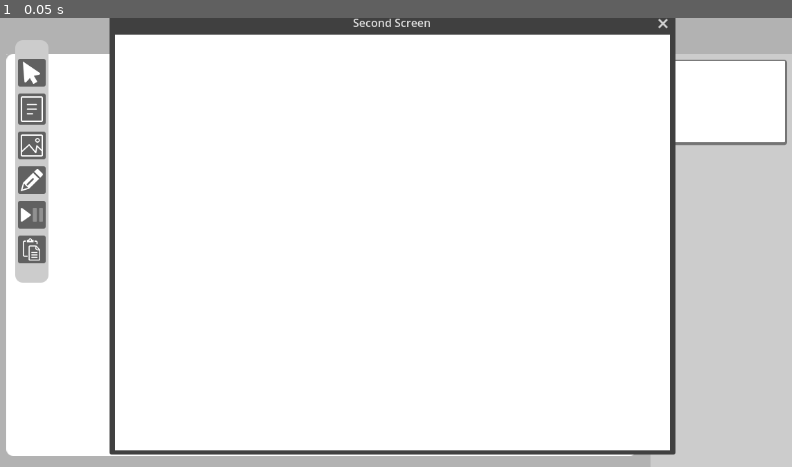
Above: before the commit, frame 1.
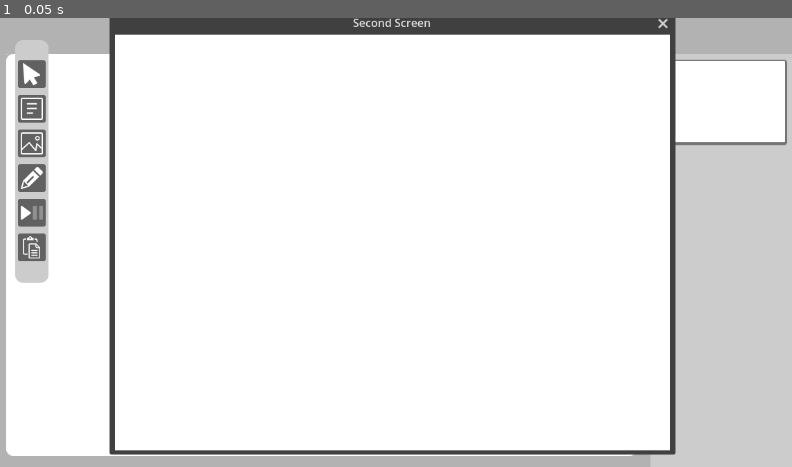
Above: after the commit, the same moment.

Repository: jmb462/GodotWhiteBoard
Game: Godot game, scene res://Main.tscn
The game is run twice, just before and just after one commit, with the same random seed, the same clock (stepped at 60 frames per second) and the same inputs. The engine's default icon, where the game draws it, is replaced by a stand-in: a white triangle on a blue panel in a dark square.
Inputs:
- Up to frame 1 (0.05 s): no input

The runs differ from the first frame. In frame 1, 0.5% of the frame differs, in the area x 2-6%, y 9-55%.

Commit message:
Allow to toggle palett orientation on double click

Diff:
--- a/MainBoard/MainBoard.gd
+++ b/MainBoard/MainBoard.gd
@@ -157,8 +157,7 @@
 	boards.scale = Vector2.ONE * get_board_scale_factor(preview_width)
 	boards.position.x = (size.x - boards.size.x * boards.scale.x - preview_width) / 2.0
 
-func get_board_scale_factor(p_preview_width) -> float:
-	var main_menu_visible : bool = true
+func get_board_scale_factor(p_preview_width : float) -> float:
 	var display_aspect_ratio : float = float(Display.size.x)/float(Display.size.y)
 
 	var available_height : float = size.y - 20
--- a/MainBoard/MainBoard.tscn
+++ b/MainBoard/MainBoard.tscn
@@ -2,7 +2,7 @@
 
 [ext_resource type="Script" path="res://MainBoard/MainBoard.gd" id="1_ngbew"]
 [ext_resource type="Texture2D" uid="uid://cdch3vwecjo3q" path="res://Assets/Buttons/new_board.png" id="2_4jg4w"]
-[ext_resource type="PackedScene" uid="uid://e4xfou5ve0gm" path="res://ToolPalette/ToolPalette.tscn" id="3_s80ig"]
+[ext_resource type="PackedScene" uid="uid://e4xfou5ve0gm" path="res://ToolPalette/ToolPalett.tscn" id="3_s80ig"]
 [ext_resource type="Texture2D" uid="uid://dj8tk8b0qkokp" path="res://Assets/Buttons/previous.png" id="3_u3tpv"]
 [ext_resource type="Texture2D" uid="uid://cxqknx0or7gr8" path="res://Assets/Buttons/next.png" id="4_int1g"]
 [ext_resource type="Texture2D" uid="uid://cxnoj01cilkcj" path="res://Assets/Buttons/clear_board.png" id="5_fra2n"]
@@ -117,6 +117,7 @@
 position = Vector2(0, -32)
 
 [node name="TogglePreviewPanel" type="Panel" parent="."]
+layout_mode = 0
 offset_top = 20.0
 offset_right = 14.0
 offset_bottom = 40.0
@@ -130,7 +131,7 @@
 toggle_mode = true
 texture_normal = ExtResource("8_dj1do")
 
-[node name="Palette" parent="." instance=ExtResource("3_s80ig")]
+[node name="ToolPalett" parent="." instance=ExtResource("3_s80ig")]
 layout_mode = 2
 anchors_preset = 0
 anchor_left = 0.0
@@ -161,10 +162,10 @@
 [connection signal="item_moved" from="VBox/HBox/PreviewList" to="." method="_on_preview_list_item_moved"]
 [connection signal="item_selected" from="VBox/HBox/PreviewList" to="." method="change_board"]
 [connection signal="toggled" from="TogglePreviewPanel/TogglePreview" to="." method="_on_toggle_preview_toggled"]
-[connection signal="freeze_pressed" from="Palette" to="." method="_on_palette_freeze_pressed"]
-[connection signal="image_pressed" from="Palette" to="." method="_on_palette_image_pressed"]
-[connection signal="paste_pressed" from="Palette" to="." method="_on_palette_paste_pressed"]
-[connection signal="pointer_pressed" from="Palette" to="." method="_on_palette_pointer_pressed"]
-[connection signal="text_pressed" from="Palette" to="." method="_on_palette_text_pressed"]
+[connection signal="freeze_pressed" from="ToolPalett" to="." method="_on_palette_freeze_pressed"]
+[connection signal="image_pressed" from="ToolPalett" to="." method="_on_palette_image_pressed"]
+[connection signal="paste_pressed" from="ToolPalett" to="." method="_on_palette_paste_pressed"]
+[connection signal="pointer_pressed" from="ToolPalett" to="." method="_on_palette_pointer_pressed"]
+[connection signal="text_pressed" from="ToolPalett" to="." method="_on_palette_text_pressed"]
 [connection signal="confirmed" from="DeleteConfirmationDialog" to="." method="delete_board"]
 [connection signal="confirmed" from="ClearConfirmationDialog" to="." method="_on_clear_board_pressed"]
--- /dev/null
+++ b/ToolPalette/ToolPalett.gd
@@ -0,0 +1,82 @@
+extends Panel
+
+signal pointer_pressed
+signal text_pressed
+signal image_pressed
+signal pencil_pressed
+signal freeze_pressed
+signal paste_pressed
+
+@onready var click_timer : Timer = $ClickTimer
+@onready var v_box_container : VBoxContainer = $VBoxContainer
+@onready var h_box_container : HBoxContainer = $HBoxContainer
+
+enum PALETT_ORIENTATION { HORIZONTAL, VERTICAL }
+var palett_orientation : PALETT_ORIENTATION = PALETT_ORIENTATION.VERTICAL
+
+var is_mouse_down : bool = false
+var double_click_timer : Timer = null
+var is_double_click : bool = false
+
+func _on_gui_input(p_event : InputEvent) -> void:
+	if p_event is InputEventMouseButton:
+		if p_event.button_index == MOUSE_BUTTON_LEFT:
+			is_mouse_down = p_event.is_pressed()
+			if is_mouse_down:
+				if not is_double_click:
+					is_double_click = true
+					click_timer.start()
+				else:
+					rotate_palette()
+	if p_event is InputEventMouseMotion:
+		if is_mouse_down:
+			position += p_event.relative
+
+
+func _on_text_button_down() -> void:
+	emit_signal("text_pressed")
+
+
+func _on_image_button_down() -> void:
+	emit_signal("image_pressed")
+
+
+func _on_pencil_button_down() -> void:
+	emit_signal("pencil_pressed")
+
+
+func _on_pointer_button_down() -> void:
+	emit_signal("pointer_pressed")
+
+func _on_paste_pressed() -> void:
+	emit_signal("paste_pressed")
+
+
+func _on_freeze_button_pressed() -> void:
+	emit_signal("freeze_pressed")
+
+
+func _on_click_timer_timeout() -> void:
+	is_double_click = false
+
+func rotate_palette() -> void:
+	# Exchange panel size components
+	custom_minimum_size = custom_minimum_size.orthogonal() * Vector2(1, -1)
+	size = custom_minimum_size
+
+	# Reparent button to the correct BoxContainer
+	var containers : Array[BoxContainer] = [h_box_container, v_box_container]
+	var source_container : BoxContainer = containers.pop_at(palett_orientation)
+	var dest_container : BoxContainer = containers.pop_back()
+
+	palett_orientation = ((palett_orientation + 1) % 2) as PALETT_ORIENTATION
+
+	for child : Button in source_container.get_children():
+		child.reparent(dest_container)
+
+	# Prevent toolbar to be partially offscreen after changing orientation
+	var border_margin : int = 20
+	var to_screen_limit : Vector2 = Vector2.ZERO
+	to_screen_limit.x = min((get_viewport_rect().size.x - border_margin) - (position.x + size.x), 0.0)
+	to_screen_limit.y = min((get_viewport_rect().size.y - border_margin) - (position.y + size.y), 0.0)
+	position += to_screen_limit
--- a/ToolPalette/ToolPalette.tscn
+++ b/ToolPalette/ToolPalett.tscn
@@ -1,13 +1,13 @@
 [gd_scene load_steps=10 format=3 uid="uid://e4xfou5ve0gm"]
 
-[ext_resource type="Texture2D" uid="uid://dusbbya14u8v0" path="res://Assets/Buttons/text-document-line-icon.png" id="1_fvej3"]
-[ext_resource type="Script" path="res://ToolPalette/ToolPalette.gd" id="1_lkeai"]
-[ext_resource type="Texture2D" uid="uid://ccqa1ltfcmdfh" path="res://Assets/Buttons/image-line-icon.png" id="2_62pn5"]
-[ext_resource type="Texture2D" uid="uid://cf4r0h6lm1adh" path="res://Assets/Buttons/pointer-arrow-icon.png" id="2_vmal5"]
-[ext_resource type="Texture2D" uid="uid://bibs83tmnvkou" path="res://Assets/Buttons/pencil-icon.png" id="3_qle6y"]
-[ext_resource type="Texture2D" uid="uid://w7otma88qi2b" path="res://Assets/Buttons/play-icon.png" id="6_eyn3v"]
-[ext_resource type="Shortcut" uid="uid://bkh12hs63gedy" path="res://Resources/shortcut_ctrl_v.tres" id="7_8syv0"]
-[ext_resource type="Texture2D" uid="uid://ceb488p27prt4" path="res://Assets/Buttons/paste-icon.png" id="8_xb4r2"]
+[ext_resource type="Script" path="res://ToolPalette/ToolPalett.gd" id="1_ubsnm"]
+[ext_resource type="Texture2D" uid="uid://cf4r0h6lm1adh" path="res://Assets/Buttons/pointer-arrow-icon.png" id="2_uvwls"]
+[ext_resource type="Texture2D" uid="uid://dusbbya14u8v0" path="res://Assets/Buttons/text-document-line-icon.png" id="3_tcxuq"]
+[ext_resource type="Texture2D" uid="uid://ccqa1ltfcmdfh" path="res://Assets/Buttons/image-line-icon.png" id="4_etkkf"]
+[ext_resource type="Texture2D" uid="uid://bibs83tmnvkou" path="res://Assets/Buttons/pencil-icon.png" id="5_kmvtu"]
+[ext_resource type="Texture2D" uid="uid://w7otma88qi2b" path="res://Assets/Buttons/play-icon.png" id="6_yji2n"]
+[ext_resource type="Shortcut" uid="uid://bkh12hs63gedy" path="res://Resources/shortcut_ctrl_v.tres" id="7_45xe0"]
+[ext_resource type="Texture2D" uid="uid://ceb488p27prt4" path="res://Assets/Buttons/paste-icon.png" id="8_vmlvg"]
 
 [sub_resource type="StyleBoxFlat" id="StyleBoxFlat_v0xyi"]
 content_margin_left = 5.0
@@ -39,7 +39,7 @@
 grow_vertical = 2
 size_flags_vertical = 3
 theme_override_styles/panel = SubResource("StyleBoxFlat_v0xyi")
-script = ExtResource("1_lkeai")
+script = ExtResource("1_ubsnm")
 metadata/_edit_use_anchors_ = true
 
 [node name="VBoxContainer" type="VBoxContainer" parent="."]
@@ -56,34 +56,69 @@
 alignment = 1
 
 [node name="Pointer" type="Button" parent="VBoxContainer"]
+custom_minimum_size = Vector2(40, 40)
 layout_mode = 2
-icon = ExtResource("2_vmal5")
+size_flags_horizontal = 0
+size_flags_vertical = 0
+icon = ExtResource("2_uvwls")
 icon_alignment = 1
 
 [node name="Text" type="Button" parent="VBoxContainer"]
+custom_minimum_size = Vector2(40, 40)
 layout_mode = 2
-icon = ExtResource("1_fvej3")
+size_flags_horizontal = 0
+size_flags_vertical = 0
+icon = ExtResource("3_tcxuq")
 icon_alignment = 1
 
 [node name="Image" type="Button" parent="VBoxContainer"]
+custom_minimum_size = Vector2(40, 40)
 layout_mode = 2
-icon = ExtResource("2_62pn5")
+size_flags_horizontal = 0
+size_flags_vertical = 0
+icon = ExtResource("4_etkkf")
 icon_alignment = 1
 
 [node name="Pencil" type="Button" parent="VBoxContainer"]
+custom_minimum_size = Vector2(40, 40)
 layout_mode = 2
-icon = ExtResource("3_qle6y")
+size_flags_horizontal = 0
+size_flags_vertical = 0
+icon = ExtResource("5_kmvtu")
 icon_alignment = 1
 
 [node name="Freeze" type="Button" parent="VBoxContainer"]
+custom_minimum_size = Vector2(40, 40)
 layout_mode = 2
+size_flags_horizontal = 0
+size_flags_vertical = 0
 toggle_mode = true
-icon = ExtResource("6_eyn3v")
+icon = ExtResource("6_yji2n")
 
 [node name="Paste" type="Button" parent="VBoxContainer"]
+custom_minimum_size = Vector2(40, 40)
 layout_mode = 2
-shortcut = ExtResource("7_8syv0")
-icon = ExtResource("8_xb4r2")
+size_flags_horizontal = 0
+size_flags_vertical = 0
+shortcut = ExtResource("7_45xe0")
+icon = ExtResource("8_vmlvg")
+
+[node name="HBoxContainer" type="HBoxContainer" parent="."]
+layout_mode = 1
+anchors_preset = 15
+anchor_right = 1.0
+anchor_bottom = 1.0
+offset_top = 4.0
+offset_right = -8.0
+offset_bottom = 3.88998
+grow_horizontal = 2
+grow_vertical = 2
+theme_override_constants/separation = 10
+alignment = 1
+
+[node name="ClickTimer" type="Timer" parent="."]
+wait_time = 0.5
+one_shot = true
 
 [connection signal="gui_input" from="." to="." method="_on_gui_input"]
 [connection signal="button_down" from="VBoxContainer/Pointer" to="." method="_on_pointer_button_down"]
@@ -92,3 +127,4 @@
 [connection signal="button_down" from="VBoxContainer/Pencil" to="." method="_on_pencil_button_down"]
 [connection signal="pressed" from="VBoxContainer/Freeze" to="." method="_on_freeze_button_pressed"]
 [connection signal="pressed" from="VBoxContainer/Paste" to="." method="_on_paste_pressed"]
+[connection signal="timeout" from="ClickTimer" to="." method="_on_click_timer_timeout"]
--- a/ToolPalette/ToolPalette.gd
+++ /dev/null
@@ -1,43 +0,0 @@
-extends Panel
-
-signal pointer_pressed
-signal text_pressed
-signal image_pressed
-signal pencil_pressed
-signal freeze_pressed
-signal paste_pressed
-
-var is_mouse_down : bool = false
-
-func _on_gui_input(event : InputEvent) -> void:
-	if event is InputEventMouseButton:
-		if event.button_index == MOUSE_BUTTON_LEFT:
-			is_mouse_down = event.is_pressed()
-	if event is InputEventMouseMotion:
-		if is_mouse_down:
-			position += event.relative
-
-
-func _on_text_button_down() -> void:
-	emit_signal("text_pressed")
-
-
-func _on_image_button_down() -> void:
-	emit_signal("image_pressed")
-
-
-func _on_pencil_button_down() -> void:
-	emit_signal("pencil_pressed")
-
-
-func _on_pointer_button_down() -> void:
-	emit_signal("pointer_pressed")
-
-
-
-func _on_paste_pressed() -> void:
-	emit_signal("paste_pressed")
-
-
-func _on_freeze_button_pressed() -> void:
-	emit_signal("freeze_pressed")
Binary file changed: Assets/Buttons/text-document-line-icon.png
